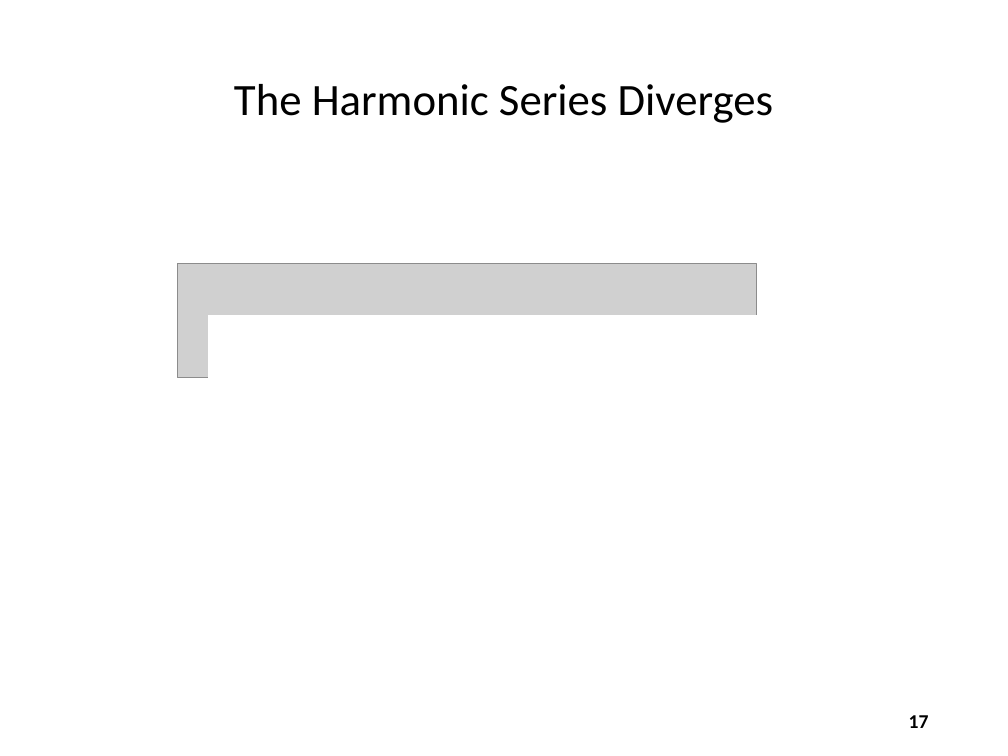
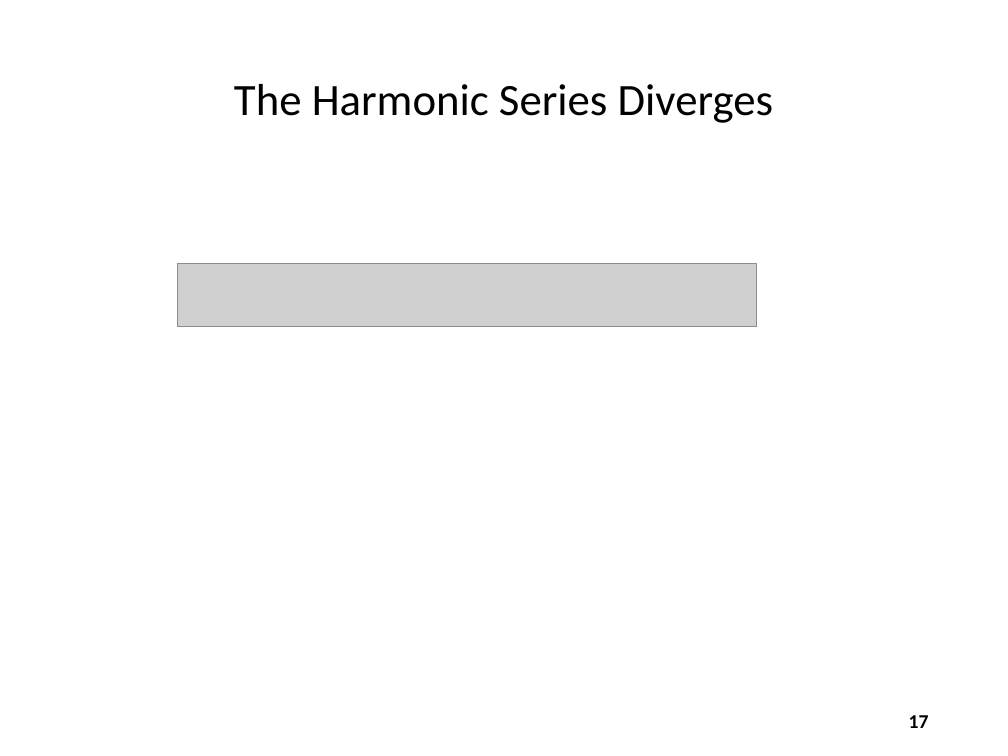
Before and after one commit to dbiersach/csi-spark-prep, a slide deck: slide 17 of slides/Session 02 - Arrays and Algorithms/Session 02 - Arrays and Algorithms.pptx. Drawn at 1008x756 pixels with LibreOffice and Linux fonts; fonts in the diff are those of the drawing; grey boxes stand for pictures. Boxes give left, top, right and bottom in pixels: in the first picture for what was removed or moved away, otherwise in the second. Text is boxed around its words. In the diff, an @@ line names an element or a change of style, - is before the commit and + after.

```diff
--- a/slides/Session 02 - Arrays and Algorithms/Session 02 - Arrays and Algorithms.pptx
+++ b/slides/Session 02 - Arrays and Algorithms/Session 02 - Arrays and Algorithms.pptx
@@ picture: place and size @@
-picture at box(177, 264, 756, 378)
+picture at box(177, 264, 756, 327)
@@ rectangle removed at box(209, 316, 776, 378) @@
```
Also in this commit, not shown: 6 other slides changed, 2 slides added, 3 other files.
